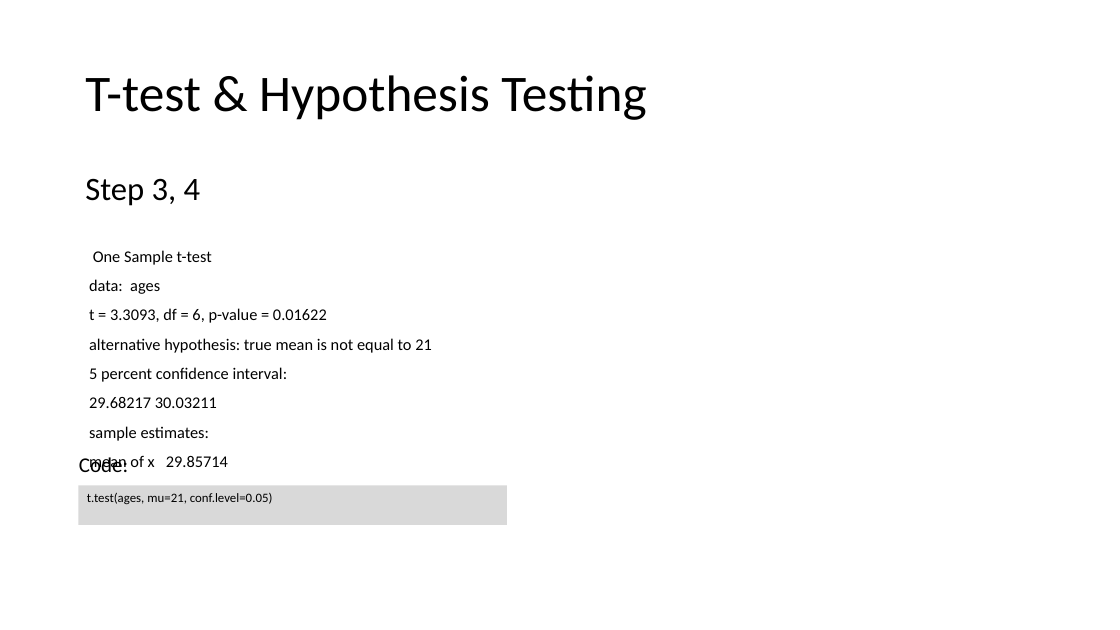
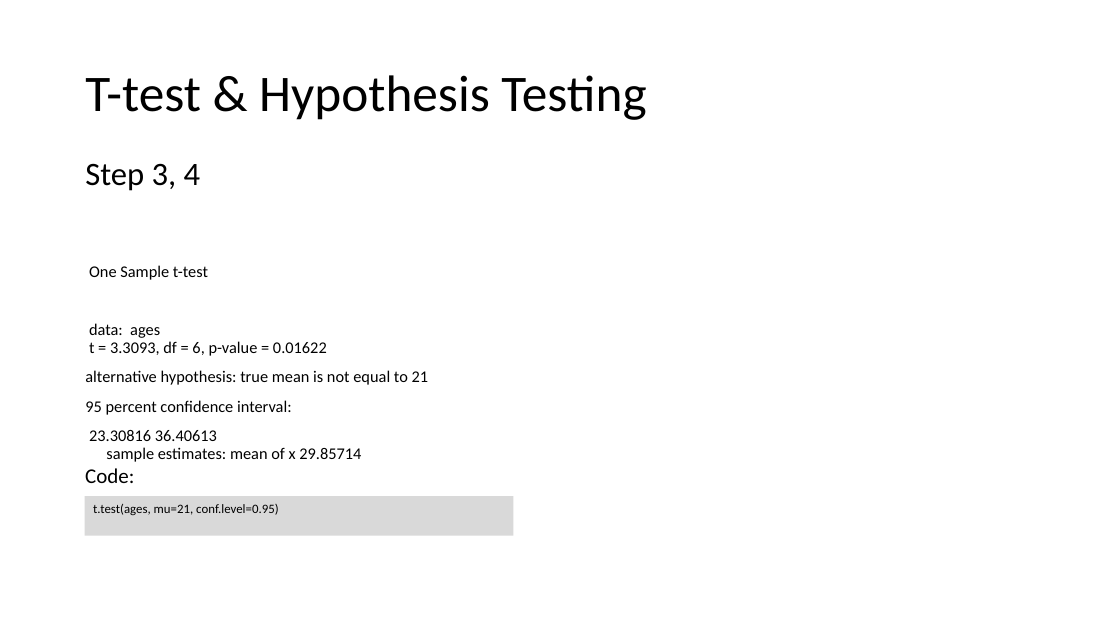
Before and after one commit to DavidG16/SMU-MSDS-6036-Doing-Data-Science, a slide deck: slide 10 of Units/Unit1/David-Grijalva-For-Live-Session-Unit1.pptx. Drawn at 1120x630 pixels with LibreOffice and Linux fonts; fonts in the diff are those of the drawing. Boxes give left, top, right and bottom in pixels: in the first picture for what was removed or moved away, otherwise in the second. Text is boxed around its words. In the diff, an @@ line names an element or a change of style, - is before the commit and + after.

```diff
--- a/Units/Unit1/David-Grijalva-For-Live-Session-Unit1.pptx
+++ b/Units/Unit1/David-Grijalva-For-Live-Session-Unit1.pptx
@@ text "Step 3, 4": place and size @@
-text "Step 3, 4" at (85,178,432,472)
+text "Step 3, 4" at (85,163,429,462)
@@ text at (85,265,429,462): text changed @@
-One Sample t-test
-data: ages
-t = 3.3093, df = 6, p-value = 0.01622
-alternative hypothesis: true mean is not equal to 21
-5 percent confidence interval:
-29.68217 30.03211
-sample estimates:
-mean of x 29.85714
+One Sample t-test
+data: ages
+t = 3.3093, df = 6, p-value = 0.01622
+alternative hypothesis: true mean is not equal to 21
+95 percent confidence interval:
+23.30816 36.40613
+sample estimates: mean of x 29.85714
@@ text "Code:": place and size @@
-text "Code:" at (79,457,128,472)
+text "Code:" at (85,468,134,483)
@@ rectangle "t.test(ages, mu=21, conf.level=0.95)": place and size @@
-rectangle "t.test(ages, mu=21, conf.level=0.95)" at (78,486,507,525)
+rectangle "t.test(ages, mu=21, conf.level=0.95)" at (85,497,513,536)
@@ text in rectangle at (93,504,279,515): text changed @@
-t.test(ages, mu=21, conf.level=0.05)
+t.test(ages, mu=21, conf.level=0.95)
```
Also in this commit, not shown: 3 other files.
